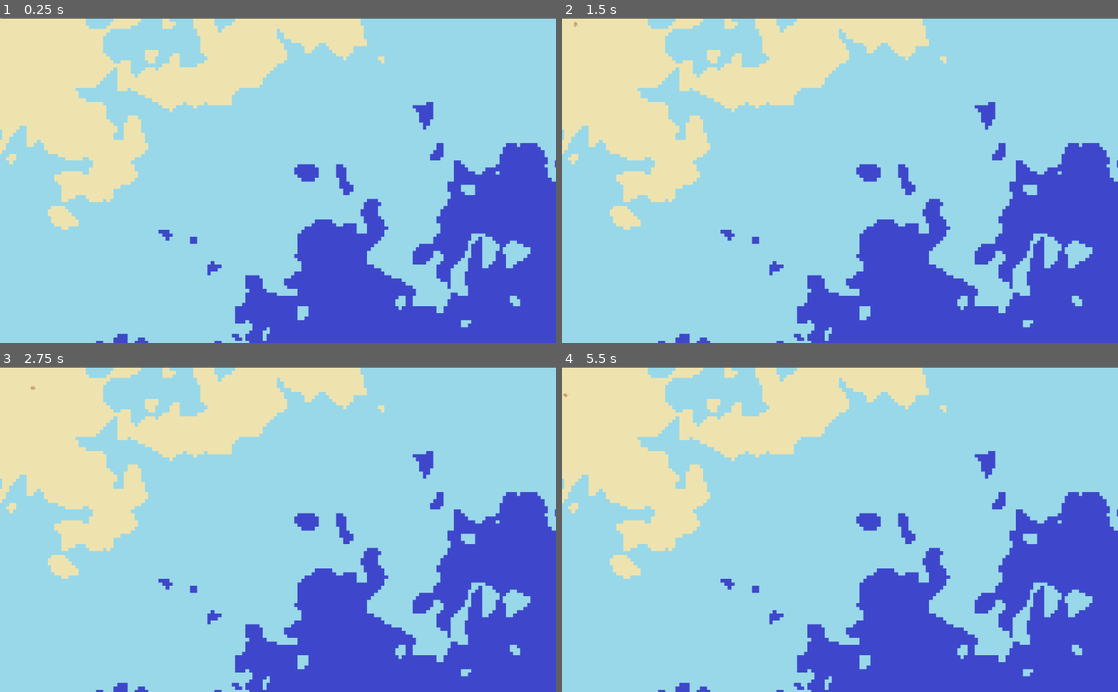
Above: before the commit, frames 1-4 (two rows, left to right).
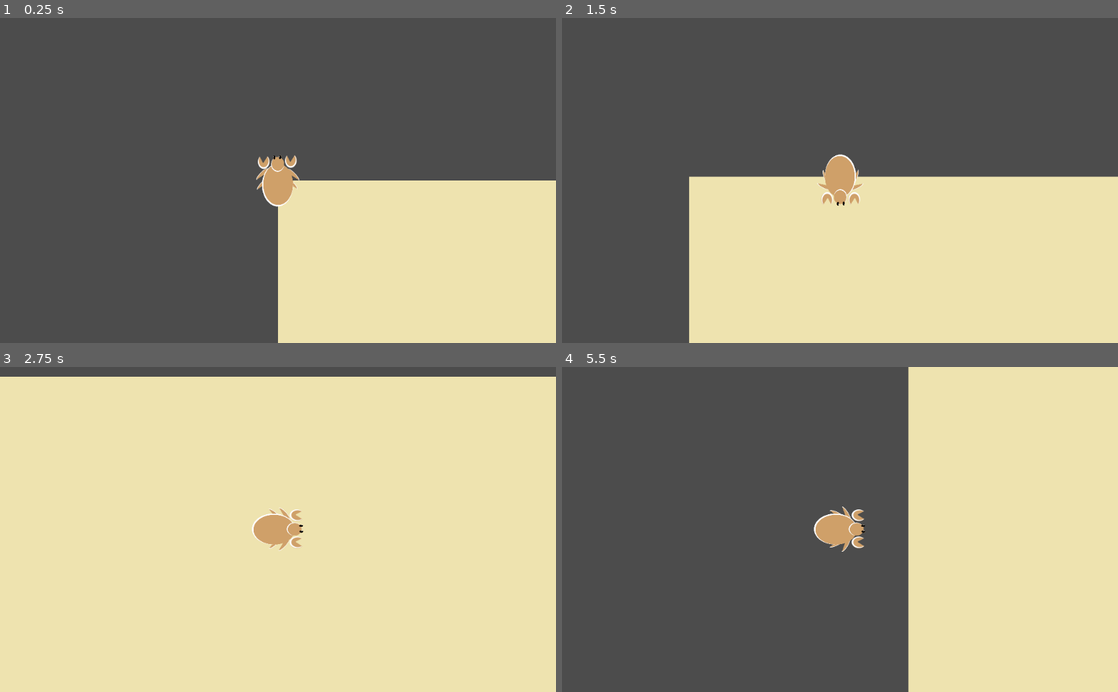
Above: after the commit, the same moments.

Repository: mtaubert/hermit
Game: Godot game, scene res://Scenes/Game.tscn
Two runs of this game, one before a commit and one after it. Both use one fixed random seed, a clock stepped at 60 frames per second and the inputs below. The project has no main scene, so this scene is started directly.
Inputs (mouse positions are in pixels of both pictures, inside the frame that each line leads up to):
- Up to frame 1 (0.25 s): no input
- Up to frame 2 (1.5 s): move the mouse to (962, 164) at 0.52 s; hold D (move_right) 0.53-1.28 s; click (962, 164) at 0.67 s; move the mouse to (728, 196) at 1.27 s; hold S (move_down) from 1.28 s (still down)
- Up to frame 3 (2.75 s): move the mouse to (333, 458) at 2.02 s; release S (move_down) at 2.03 s; hold D (move_right) from 2.03 s (still down)
- Up to frame 4 (5.5 s): move the mouse to (812, 594) at 2.77 s; release D (move_right) at 2.78 s; hold W (move_up) 2.78-3.53 s; click (812, 594) at 2.92 s; move the mouse to (1006, 578) at 3.52 s; hold A (move_left) 3.53-5.03 s; move the mouse to (673, 480) at 4.27 s; move the mouse to (867, 529) at 5.02 s; hold S (move_down) from 5.03 s (still down); click (867, 529) at 5.17 s

The runs differ from the first frame. In frame 1, 100% of the frame differs, in the area x 0-100%, y 0-100%; in frame 2, 100%; in frame 3, 85%; in frame 4, 100%.

Commit message:
added shells and timer

Diff:
--- a/Scenes/Game.tscn
+++ b/Scenes/Game.tscn
@@ -20,6 +20,5 @@
 
 [node name="Temp_Camera" type="Camera2D" parent="."]
 position = Vector2( 5140.88, 2990.27 )
-current = true
 zoom = Vector2( 10, 10 )
 drag_margin_h_enabled = false
--- a/Scenes/Prefabs/player_crab.tscn
+++ b/Scenes/Prefabs/player_crab.tscn
@@ -25,6 +25,7 @@
 position = Vector2( -25, -35 )
 scale = Vector2( 0.5, 0.5 )
 texture = ExtResource( 2 )
+offset = Vector2( 0, -3.22349 )
 region_enabled = true
 region_rect = Rect2( 270, 0, 100, 100 )
 
@@ -32,13 +33,12 @@
 position = Vector2( 25, -35 )
 scale = Vector2( 0.5, 0.5 )
 texture = ExtResource( 2 )
-offset = Vector2( 0, -9.82448 )
 region_enabled = true
 region_rect = Rect2( 270, 0, 100, 100 )
 
 [node name="l_leg1" type="Sprite" parent="KinematicBody2D/Node2D"]
 position = Vector2( -28.6571, 6.28142 )
-rotation = 0.365552
+rotation = 0.77601
 scale = Vector2( 0.4, 0.4 )
 texture = ExtResource( 3 )
 region_enabled = true
@@ -46,7 +46,7 @@
 
 [node name="r_leg1" type="Sprite" parent="KinematicBody2D/Node2D"]
 position = Vector2( 25.927, 5.80486 )
-rotation = -0.370357
+rotation = -0.777077
 scale = Vector2( 0.4, 0.4 )
 texture = ExtResource( 3 )
 flip_h = true
@@ -55,7 +55,7 @@
 
 [node name="r_leg2" type="Sprite" parent="KinematicBody2D/Node2D"]
 position = Vector2( 28.9745, -10.6817 )
-rotation = -1.13138
+rotation = -0.776104
 scale = Vector2( 0.4, 0.4 )
 texture = ExtResource( 3 )
 flip_h = true
@@ -64,7 +64,7 @@
 
 [node name="l_leg2" type="Sprite" parent="KinematicBody2D/Node2D"]
 position = Vector2( -29.9736, -11.5434 )
-rotation = 1.13198
+rotation = 0.776104
 scale = Vector2( 0.4, 0.4 )
 texture = ExtResource( 3 )
 region_enabled = true
--- a/project.godot
+++ b/project.godot
@@ -20,7 +20,7 @@
 
 [autoload]
 
-World_Generator="*res://Scripts/Global_Scripts/World_Generator.gd"
+World_Generator="*res://Scripts/Global_Scripts/world_generator.gd"
 
 [input]
 
Binary file added: Assets/shell_1.png
Not shown, added: Assets/shell_1.png.import
Binary file added: Assets/shell_2.png
Not shown, added: Assets/shell_2.png.import
Binary file added: Assets/shell_3.png
Not shown, added: Assets/shell_3.png.import
